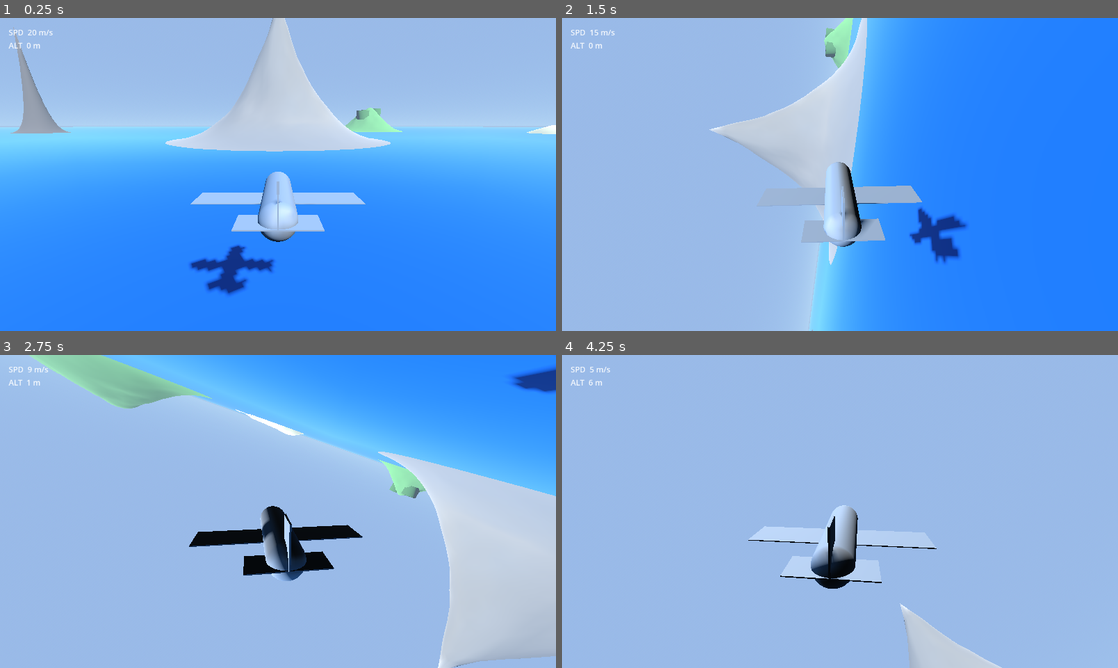
Above: before the commit, frames 1-4 (two rows, left to right).
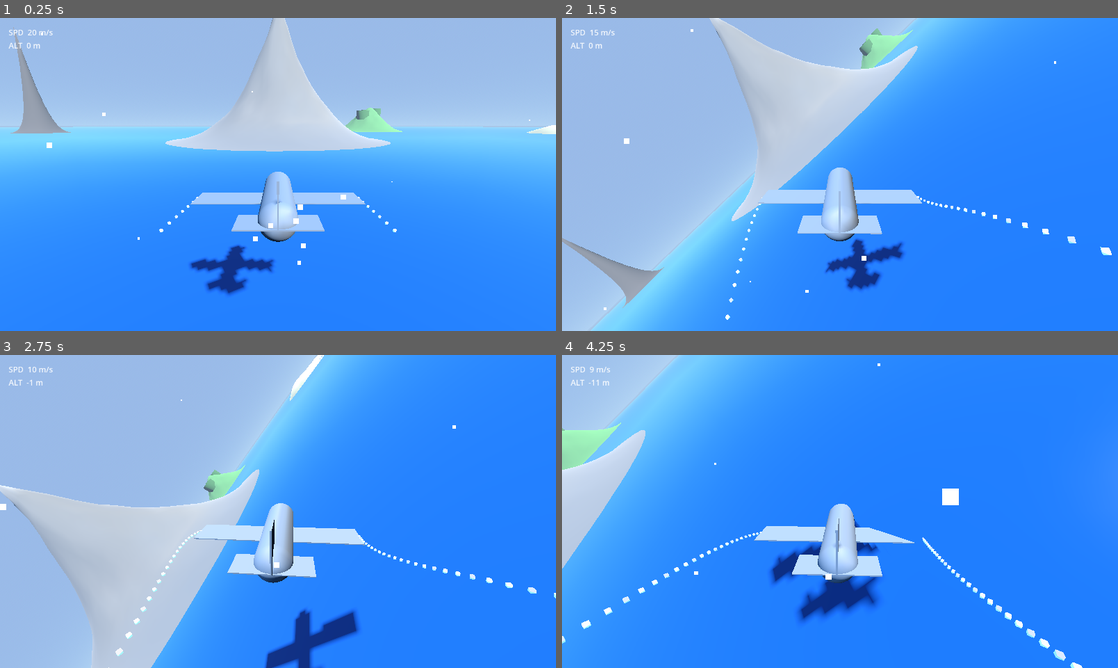
Above: after the commit, the same moments.

Repository: coha1/clouds
Game: Godot game, scene res://scenes/main.tscn
Same seed, same stepped clock (60 frames per second), same inputs: the game is played once before the commit and once after it.
Inputs (mouse positions are in pixels of both pictures, inside the frame that each line leads up to):
- Up to frame 1 (0.25 s): no input
- Up to frame 2 (1.5 s): move the mouse to (962, 158) at 0.52 s; hold D (roll_right) 0.53-1.28 s; hold Mouse wheel down (throttle_down) 0.53-1.28 s; tap Mouse wheel up (throttle_up) at 0.8, 1.35 s; move the mouse to (728, 190) at 1.27 s; hold S (pitch_back) from 1.28 s (still down)
- Up to frame 3 (2.75 s): tap Mouse wheel down (throttle_down) at 1.55 s; move the mouse to (333, 442) at 2.02 s; release S (pitch_back) at 2.03 s; hold D (roll_right) from 2.03 s (still down); hold Mouse wheel down (throttle_down) from 2.03 s (still down); tap Mouse wheel up (throttle_up) at 2.3 s
- Up to frame 4 (4.25 s): move the mouse to (812, 574) at 2.77 s; release D (roll_right) at 2.78 s; release Mouse wheel down (throttle_down) at 2.78 s; hold W (pitch_forward) 2.78-3.53 s; tap Mouse wheel up (throttle_up) at 2.85, 3.8 s; tap Mouse wheel down (throttle_down) at 3.05 s; move the mouse to (1006, 558) at 3.52 s; hold A (roll_left) from 3.53 s (still down); hold Mouse wheel down (throttle_down) from 3.53 s (still down)

The runs differ from the first frame. In frame 1, 0.2% of the frame differs, in the area x 7-96%, y 4-79%; in frame 2, 30%; in frame 3, 69%; in frame 4, 95%, in the area x 0-100%, y 0-100%.

Commit message:
airplane handling improvements

Diff:
--- a/scenes/plane2/Plane2.tscn
+++ b/scenes/plane2/Plane2.tscn
@@ -17,8 +17,69 @@
 [sub_resource type="BoxMesh" id="BoxMesh_w7lyf"]
 size = Vector3(0.085, 2.18, 1.405)
 
+[sub_resource type="Gradient" id="Grad_trail"]
+colors = PackedColorArray(1, 1, 1, 1, 1, 1, 1, 0)
+
+[sub_resource type="GradientTexture1D" id="GradTex_trail"]
+gradient = SubResource("Grad_trail")
+width = 64
+
+[sub_resource type="ParticleProcessMaterial" id="PPM_trail"]
+direction = Vector3(0, 0, 0)
+spread = 0.0
+gravity = Vector3(0, 0, 0)
+color = Color(0.72, 0.92, 1, 1)
+color_ramp = SubResource("GradTex_trail")
+
+[sub_resource type="StandardMaterial3D" id="Mat_trail"]
+transparency = 1
+albedo_color = Color(0.65, 0.88, 1, 0.85)
+emission_enabled = true
+emission = Color(0.45, 0.78, 1, 1)
+emission_energy_multiplier = 1.4
+
+[sub_resource type="SphereMesh" id="Mesh_trail_dot"]
+material = SubResource("Mat_trail")
+radius = 0.09
+height = 0.18
+radial_segments = 4
+rings = 2
+
+[sub_resource type="Gradient" id="Grad_mist"]
+offsets = PackedFloat32Array(0, 0.3, 1)
+colors = PackedColorArray(0.9, 0.95, 1, 0, 0.9, 0.95, 1, 0.018, 0.9, 0.95, 1, 0)
+
+[sub_resource type="GradientTexture1D" id="GradTex_mist"]
+gradient = SubResource("Grad_mist")
+width = 64
+
+[sub_resource type="ParticleProcessMaterial" id="PPM_mist"]
+emission_shape = 1
+emission_sphere_radius = 40.0
+direction = Vector3(0, 1, 0)
+spread = 180.0
+initial_velocity_max = 0.25
+gravity = Vector3(0, 0, 0)
+scale_min = 0.12
+scale_max = 0.3
+color = Color(0.9, 0.95, 1, 1)
+color_ramp = SubResource("GradTex_mist")
+
+[sub_resource type="StandardMaterial3D" id="Mat_mist"]
+transparency = 1
+albedo_color = Color(0.92, 0.96, 1, 1)
+billboard_mode = 3
+particles_anim_h_frames = 1
+particles_anim_v_frames = 1
+particles_anim_loop = false
+
+[sub_resource type="QuadMesh" id="Mesh_mist"]
+material = SubResource("Mat_mist")
+size = Vector2(0.22, 0.22)
+
 [node name="Plane2" type="RigidBody3D" unique_id=717257593]
 script = ExtResource("1_3mgme")
+yaw_speed = 2.0
 
 [node name="CollisionShape3D" type="CollisionShape3D" parent="." unique_id=750060011]
 transform = Transform3D(1, 0, 0, 0, -4.371139e-08, 1, 0, -1, -4.371139e-08, 0, 0, 0)
@@ -45,3 +106,24 @@
 transform = Transform3D(1, 0, 0, 0, -1, -8.742278e-08, 0, 8.742278e-08, -1, 0, 1.0852627, 3.3417416)
 mesh = SubResource("BoxMesh_w7lyf")
 skeleton = NodePath("../Fuselage")
+
+[node name="WingtipTrailLeft" type="GPUParticles3D" parent="." unique_id=521301711]
+transform = Transform3D(1, 0, 0, 0, 1, 0, 0, 0, 1, -5, 0, 0)
+amount = 80
+lifetime = 1.6
+process_material = SubResource("PPM_trail")
+draw_pass_1 = SubResource("Mesh_trail_dot")
+
+[node name="WingtipTrailRight" type="GPUParticles3D" parent="." unique_id=652722132]
+transform = Transform3D(1, 0, 0, 0, 1, 0, 0, 0, 1, 5, 0, 0)
+amount = 80
+lifetime = 1.6
+process_material = SubResource("PPM_trail")
+draw_pass_1 = SubResource("Mesh_trail_dot")
+
+[node name="AirMist" type="GPUParticles3D" parent="." unique_id=1072888791]
+amount = 70
+lifetime = 5.5
+preprocess = 3.0
+process_material = SubResource("PPM_mist")
+draw_pass_1 = SubResource("Mesh_mist")
--- a/scenes/plane2/plane2.gd
+++ b/scenes/plane2/plane2.gd
@@ -13,21 +13,55 @@
 # Controls --------------------------------------------------------------------
 
 @export_group("Controls")
-@export var roll_speed: float = 1.9
-@export var pitch_speed: float = 1.5
-@export var yaw_speed: float = 1.25
+@export var roll_speed: float = 1.2
+## Nose-up pitch rate (pulling back)
+@export var pitch_up_speed: float = 1.0
+## Nose-down pitch rate — less powerful than pulling up, as on a real plane
+@export var pitch_down_speed: float = 0.5
+@export var yaw_speed: float = 1.0
+
+# Inertia ---------------------------------------------------------------------
+
+@export_group("Inertia")
+## How quickly angular velocity ramps up/down. Lower = more sluggish.
+@export var angular_response: float = 3.5
 
 # Aerodynamics ----------------------------------------------------------------
 
 @export_group("Aerodynamics")
 ## How fast the travel direction steers toward the nose direction
-@export var aero_correction: float = 1.5
+@export var aero_correction: float = 1.2
 ## How strongly a banked wing curves the flight path sideways
-@export var lift_factor: float = 0.6
+@export var lift_factor: float = 0.35
+## How much banking also yaws the nose into the turn (coordinated turn feel)
+@export var bank_yaw_coupling: float = 0.55
+
+# Energy ----------------------------------------------------------------------
+
+@export_group("Energy")
+## Climbing bleeds speed; diving builds it. Higher = stronger exchange.
+@export var energy_transfer: float = 0.5
+
+# Stall -----------------------------------------------------------------------
+
+@export_group("Stall")
+## Below this speed the plane begins to stall.
+@export var stall_speed: float = 12.0
+## Downward pull on travel direction at full stall.
+@export var stall_gravity: float = 9.0
+## Above this speed controls are at full authority; below it they get mushy.
+@export var handling_full_speed: float = 16.0
+## How fast the stall-assist rotates the nose down and levels the wings.
+@export var stall_assist_rate: float = 2.0
 
 
 ## Actual travel direction — normalised. Banking gradually curves this sideways.
 var _direction := Vector3.FORWARD
+
+## Angular velocities — lerped toward target rates for inertia feel.
+var _av_roll:  float = 0.0
+var _av_pitch: float = 0.0
+var _av_yaw:   float = 0.0
 
 
 func _ready() -> void:
@@ -36,30 +70,85 @@
 
 
 func _physics_process(delta: float) -> void:
-	var roll_input: float  = Input.get_axis("roll_left",     "roll_right")
+	var roll_input:  float = Input.get_axis("roll_left",     "roll_right")
 	var pitch_input: float = Input.get_axis("pitch_forward", "pitch_back")
-	var yaw_input: float   = Input.get_axis("yaw_left",      "yaw_right")
-	var throttle: float    = Input.get_axis("throttle_down", "throttle_up")
+	var yaw_input:   float = Input.get_axis("yaw_left",      "yaw_right")
+	var throttle:    float = Input.get_axis("throttle_down", "throttle_up")
 
 	# Throttle — hold trigger to change speed
 	speed = clampf(speed + throttle * throttle_speed * delta, speed_min, speed_max)
 
-	# Rotate the plane's orientation
-	transform.basis = transform.basis.rotated(transform.basis.z, -roll_input  * roll_speed  * delta)
-	transform.basis = transform.basis.rotated(transform.basis.x,  pitch_input * pitch_speed * delta)
-	transform.basis = transform.basis.rotated(transform.basis.y, -yaw_input   * yaw_speed   * delta)
+	# --- Asymmetric pitch rate ------------------------------------------------
+	# Pulling up (pitch_input > 0) is more powerful than pushing down.
+	var pitch_rate := pitch_up_speed if pitch_input >= 0.0 else pitch_down_speed
+
+	# --- Stall & handling factor ----------------------------------------------
+	# stall_t: 0.0 when flying fast, ramps to 1.0 as speed falls to zero.
+	# handling_t: 1.0 above handling_full_speed, fades to 0.0 at stall_speed.
+	# Both clamp so overshooting the range has no extra effect.
+	var stall_t     := clampf(1.0 - speed / stall_speed, 0.0, 1.0)
+	var handling_t  := clampf((speed - stall_speed) / (handling_full_speed - stall_speed), 0.0, 1.0)
+
+	# --- Inertia: angular velocities lerp toward target rates -----------------
+	# handling_t scales the target so controls go mushy near/below stall speed.
+	# Rudder authority also shrinks with speed — at cruise it's a trim nudge,
+	# not a drift handle. speed_min / speed = 1.0 at slowest, ~0.1 at top speed.
+	var yaw_authority := yaw_speed * (speed_min / speed)
+
+	_av_roll  = lerpf(_av_roll,  roll_input  * roll_speed    * handling_t, angular_response * delta)
+	_av_pitch = lerpf(_av_pitch, pitch_input * pitch_rate    * handling_t, angular_response * delta)
+	_av_yaw   = lerpf(_av_yaw,   yaw_input   * yaw_authority * handling_t, angular_response * delta)
+
+	# --- Bank–yaw coupling ---------------------------------------------------
+	# Project world-up onto local-right: when banked right the right wing tilts
+	# down so basis.x points partly downward → dot product goes negative.
+	# Negating gives a heading-independent +/- that drives yaw into the bank.
+	var coupled_yaw: float = -Vector3.UP.dot(transform.basis.x) * bank_yaw_coupling
+
+	# --- Rotate the plane's orientation --------------------------------------
+	transform.basis = transform.basis.rotated(transform.basis.z, -_av_roll  * delta)
+	transform.basis = transform.basis.rotated(transform.basis.x,  _av_pitch * delta)
+	transform.basis = transform.basis.rotated(transform.basis.y, (-_av_yaw - coupled_yaw) * delta)
 	transform.basis = transform.basis.orthonormalized()
 
-	# Aerodynamic correction: travel direction gradually chases the nose
+	# --- Aerodynamic correction: travel direction gradually chases the nose --
 	var nose := -transform.basis.z
 	_direction = _direction.lerp(nose, aero_correction * delta).normalized()
 
-	# Wing lift: when banked, the local up axis tilts sideways.
-	# Its horizontal component is a lateral force that curves the flight path —
-	# roll right → plane veers right, even before yaw catches up.
+	# --- Wing lift: banked wing curves the flight path sideways --------------
 	var local_up := transform.basis.y
 	var lift_lateral := Vector3(local_up.x, 0.0, local_up.z)
 	if lift_lateral.length_squared() > 0.0001:
 		_direction = (_direction + lift_lateral * lift_factor * delta).normalized()
 
+	# --- Energy: climb bleeds speed, dive builds it --------------------------
+	# _direction.y is +1 straight up, -1 straight down. Multiplying by current
+	# speed makes the exchange proportional — a steep climb at 50 m/s bleeds
+	# far more than a gentle nose-up at 10 m/s.
+	speed = clampf(speed - _direction.y * energy_transfer * speed * delta, speed_min, speed_max)
+
+	# --- Stall gravity -------------------------------------------------------
+	# Pulls _direction downward proportional to stall_t. The nose drops, the
+	# plane dives, speed builds, stall_t shrinks — self-recovering by design.
+	# The player just needs to not hold the nose up against it.
+	_direction = (_direction + Vector3.DOWN * stall_gravity * stall_t * delta).normalized()
+
+	# --- Stall orientation assist --------------------------------------------
+	# Rotates the plane's visual orientation so the nose tracks _direction
+	# (which gravity is pulling down) and the wings level out. By the time
+	# speed recovers, the player just needs to pull up.
+	if stall_t > 0.01:
+		# Target forward = travel direction (nose-down in a stall).
+		# Target right = current right axis flattened to horizontal, then made
+		# perpendicular to target forward so the basis stays orthonormal.
+		var target_fwd   := _direction
+		var flat_right   := Vector3(transform.basis.x.x, 0.0, transform.basis.x.z)
+		if flat_right.length_squared() < 0.001:
+			flat_right = Vector3.RIGHT
+		flat_right = flat_right.normalized()
+		var target_right := (flat_right - flat_right.dot(target_fwd) * target_fwd).normalized()
+		var target_up    := (-target_fwd).cross(target_right).normalized()
+		var target_basis := Basis(target_right, target_up, -target_fwd)
+		transform.basis  = transform.basis.slerp(target_basis, stall_t * stall_assist_rate * delta).orthonormalized()
+
 	move_and_collide(_direction * speed * delta)
